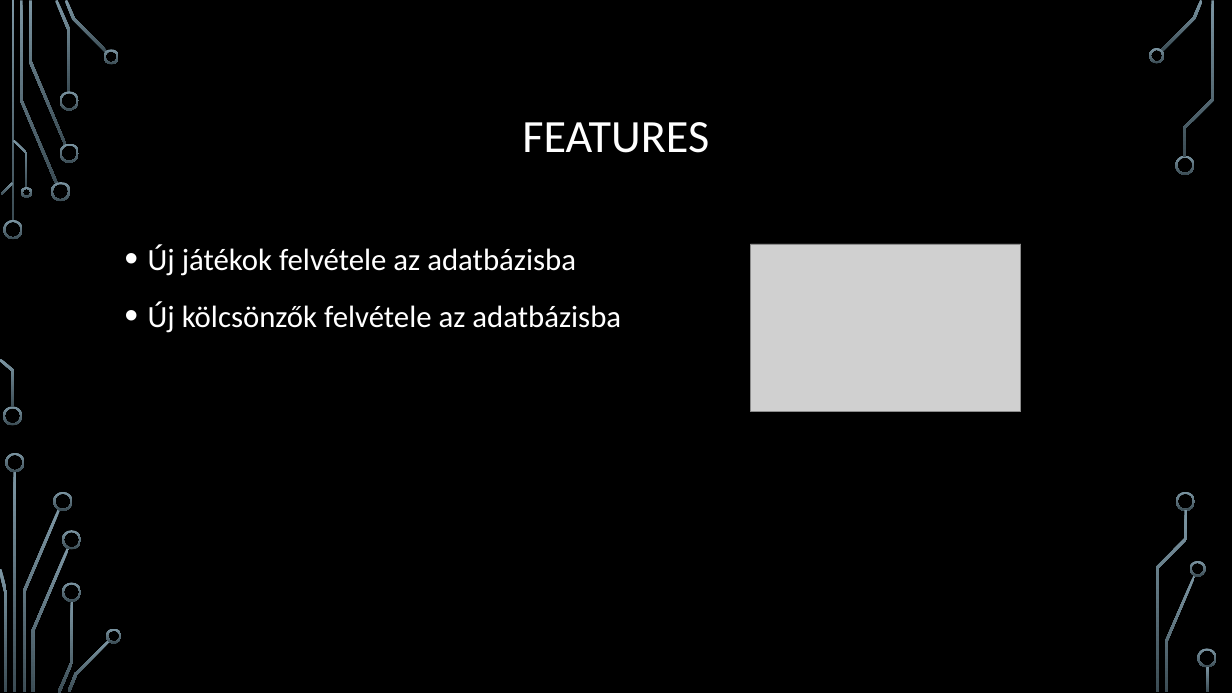
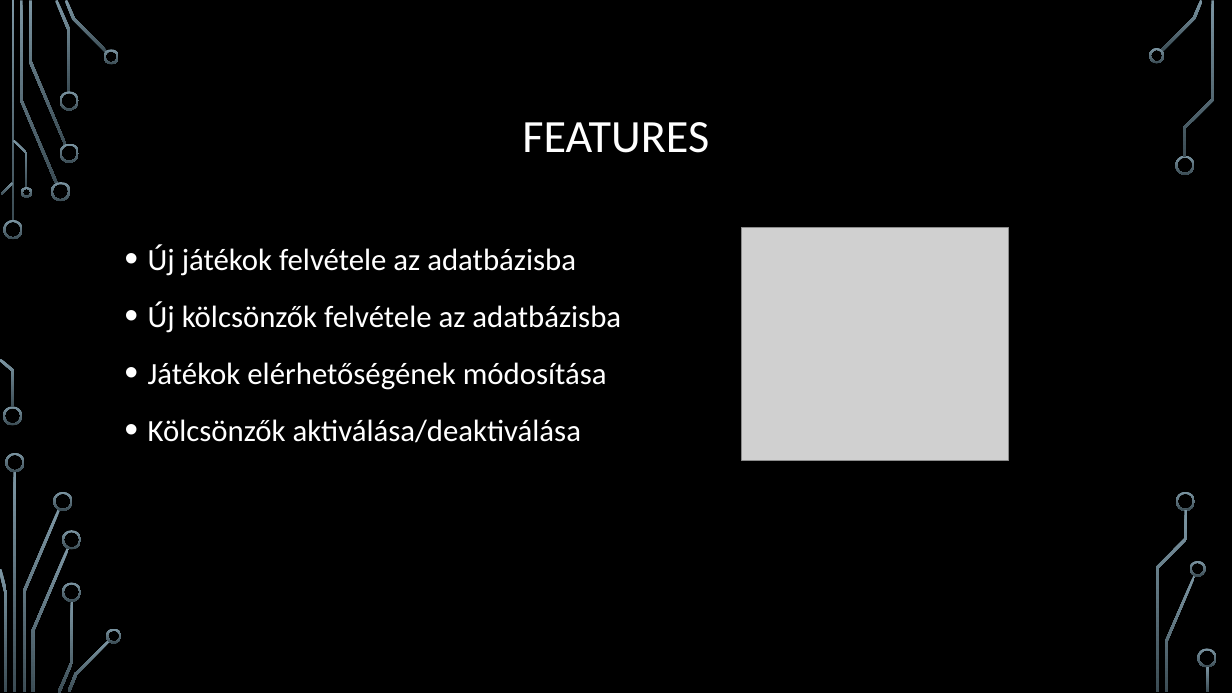
Before and after one commit to sandorrobert/TEAM_CS, a slide deck: slide 6 of Team_CS.pptx. Drawn at 1232x693 pixels with LibreOffice and Linux fonts; fonts in the diff are those of the drawing; grey boxes stand for pictures; background and template pictures are left out. Boxes give left, top, right and bottom in pixels: in the first picture for what was removed or moved away, otherwise in the second. Text is boxed around its words. In the diff, an @@ line names an element or a change of style, - is before the commit and + after.

Commit message:
ppt v3

```diff
--- a/Team_CS.pptx
+++ b/Team_CS.pptx
@@ picture: place and size @@
-picture at (750, 244, 1021, 412)
+picture at (742, 227, 1009, 461)
@@ text at (148, 362, 607, 443): paragraphs added @@
+• Játékok elérhetőségének módosítása
+• Kölcsönzők aktiválása/deaktiválása
```
Also in this commit, not shown: 6 other slides changed, 2 slides added, 1 slide removed.
